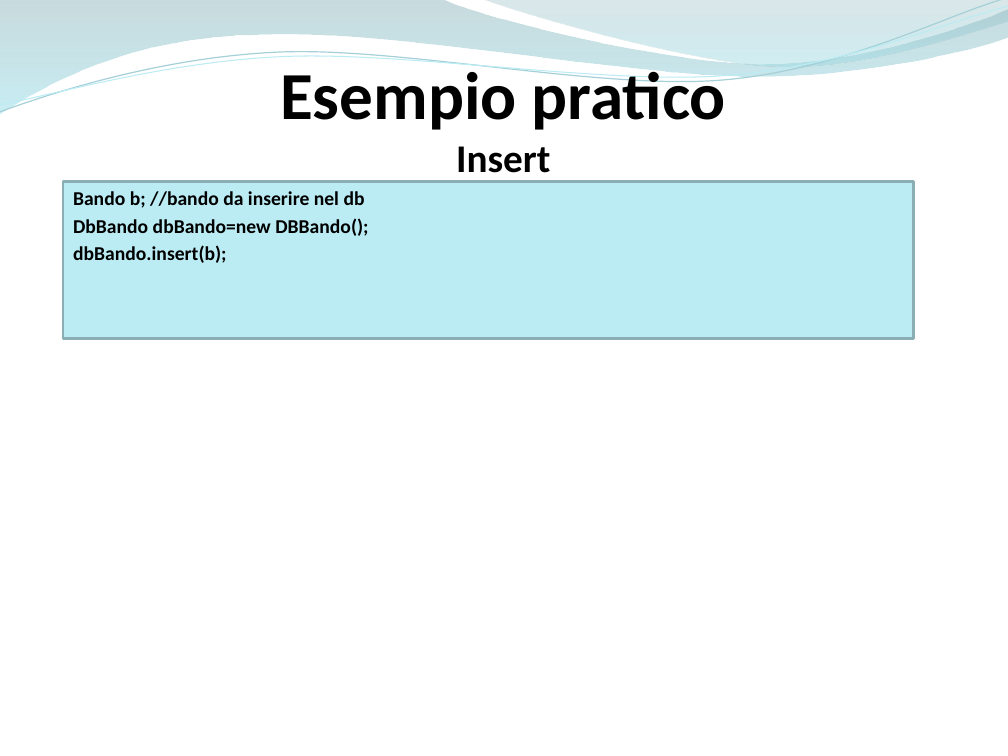
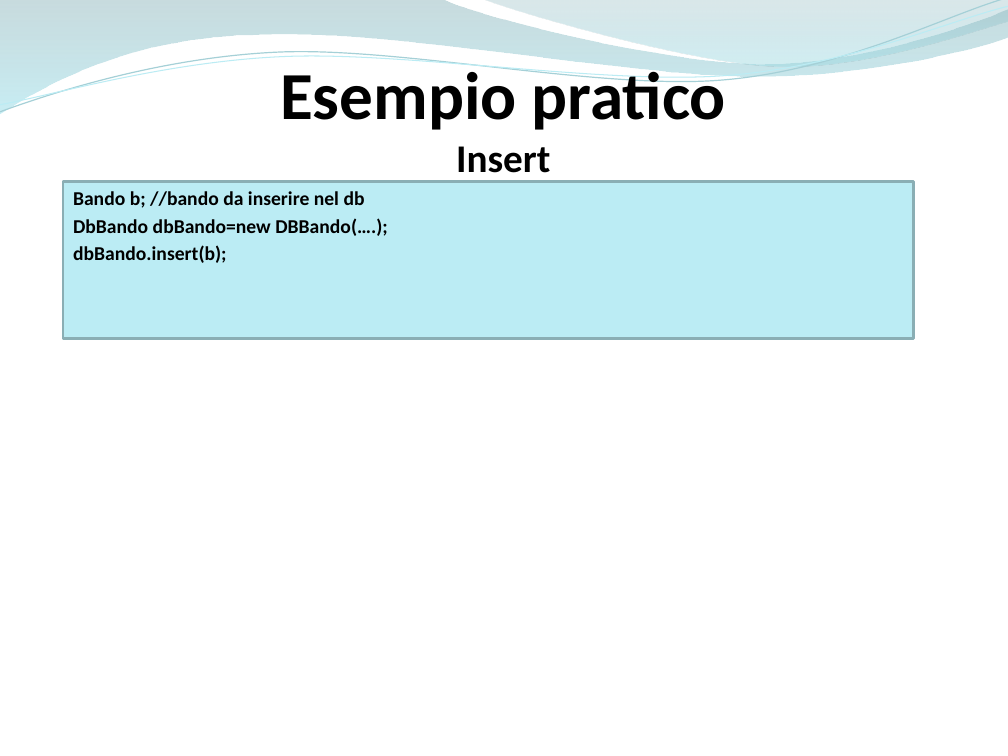
Before and after one commit to ammirate/at-silo, a slide deck: slide 60 of Presentazione/Atsilo1/[BOZZA] Atsilo_A_PresentazioneFinale copia.pptx. Drawn at 1008x756 pixels with LibreOffice and Linux fonts; fonts in the diff are those of the drawing. Boxes give left, top, right and bottom in pixels: in the first picture for what was removed or moved away, otherwise in the second. Text is boxed around its words. In the diff, an @@ line names an element or a change of style, - is before the commit and + after.

Commit message:
[WR]Corrette alcune parti della presentazione

```diff
--- a/Presentazione/Atsilo1/[BOZZA] Atsilo_A_PresentazioneFinale copia.pptx
+++ b/Presentazione/Atsilo1/[BOZZA] Atsilo_A_PresentazioneFinale copia.pptx
@@ text in rectangle at [73,218,388,236]: text changed @@
-DbBando dbBando=new DBBando();
+DbBando dbBando=new DBBando(….);
```
